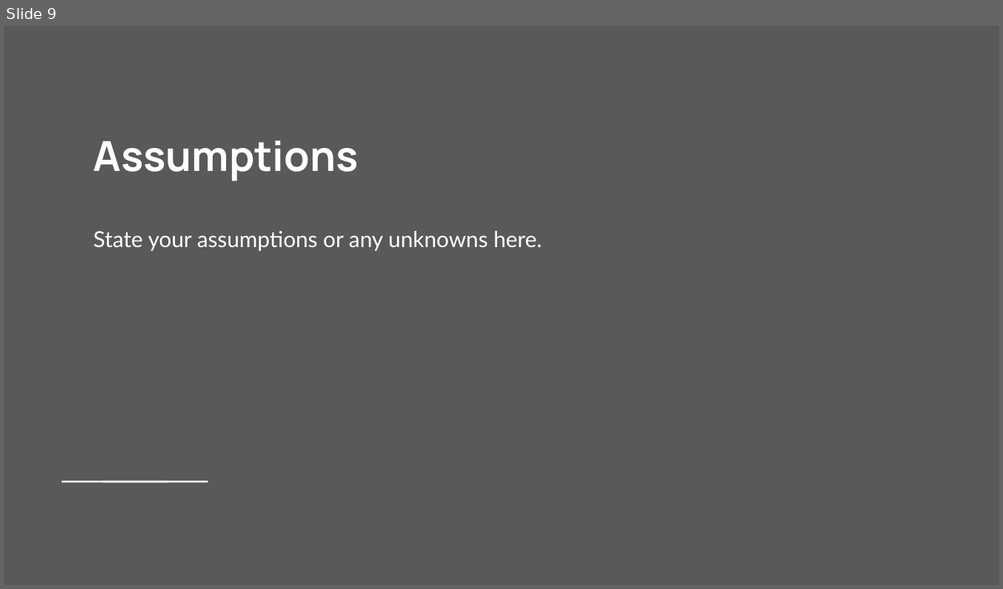
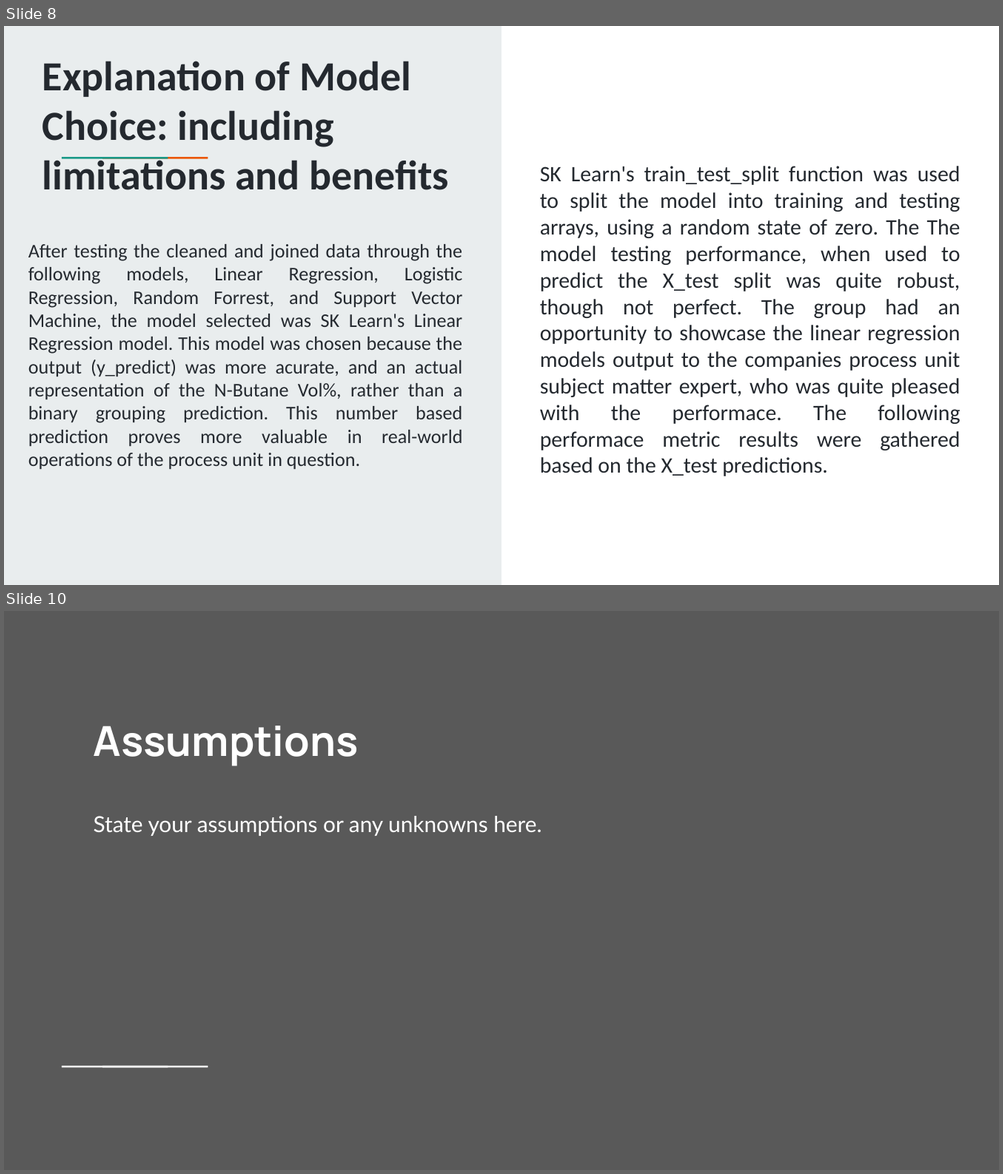
Before and after one commit to Jarney903/Red-ProjectHub, a slide deck: Presentation/Presentation1.pptx. Shown one above the other, each under a label of ours: slide 9 before the commit, slides 8 and 10 after it; the slides between them are not shown. The pictures are 1003x589 and 1003x1174 pixels, drawn with LibreOffice and Linux fonts; fonts in the diff are those of the drawing. Boxes give left, top, right and bottom in pixels: in the first picture for what was removed or moved away, otherwise in the second. Text is boxed around its words. In the diff, an @@ line names an element or a change of style, - is before the commit and + after.

```diff
--- a/Presentation/Presentation1.pptx
+++ b/Presentation/Presentation1.pptx
@@ slide 8 added at (x1=4, y1=26, x2=999, y2=585), background #FFFFFF @@
@@ rectangle added at (x1=4, y1=26, x2=501, y2=585), fill #E9EDEE @@
@@ title added at (x1=42, y1=61, x2=449, y2=190), 30 pt, text #24292F, bold @@
+Explanation of Model Choice: including limitations and benefits
@@ rectangle added at (x1=94, y1=156, x2=135, y2=160), fill #1A9988 @@
@@ rectangle added at (x1=134, y1=156, x2=175, y2=160), fill #EB5600 @@
@@ text added at (x1=540, y1=166, x2=960, y2=477), 16 pt, text #24292F @@
+SK Learn's train_test_split function was used to split the model into training and testing arrays, using a random state of zero. The The model testing performance, when used to predict the X_test split was quite robust, though not perfect. The group had an opportunity to showcase the linear regression models output to the companies process unit subject matter expert, who was quite pleased with the performace. The following performace metric results were gathered based on the X_test predictions.
@@ text added at (x1=28, y1=244, x2=463, y2=470), 14 pt, text #24292F @@
+After testing the cleaned and joined data through the following models, Linear Regression, Logistic Regression, Random Forrest, and Support Vector Machine, the model selected was SK Learn's Linear Regression model. This model was chosen because the output (y_predict) was more acurate, and an actual representation of the N-Butane Vol%, rather than a binary grouping prediction. This number based prediction proves more valuable in real-world operations of the process unit in question.
@@ what was slide 9 is now slide 10 @@
```
Also in this commit, not shown: 5 other slides added, 5 slides removed.
